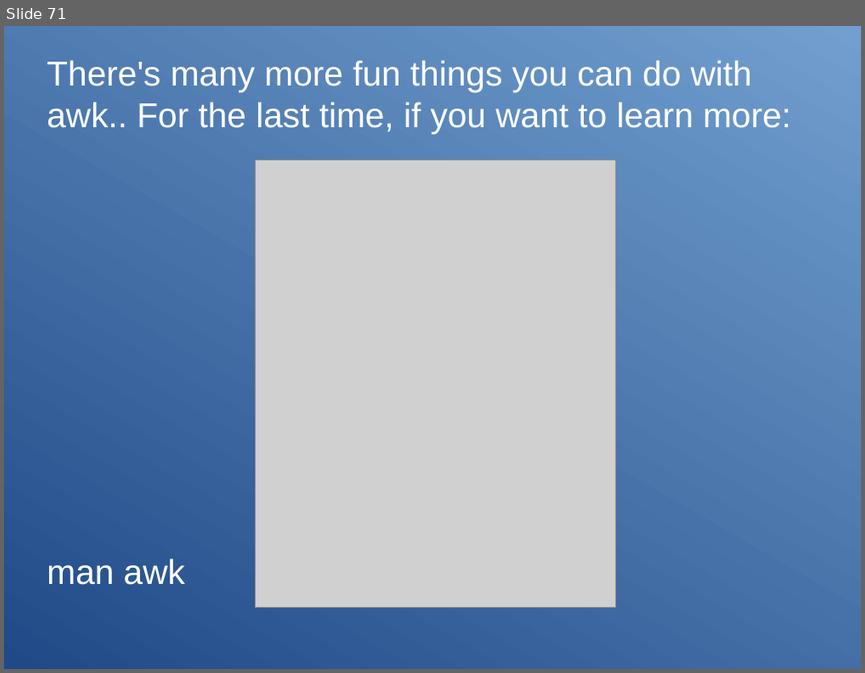
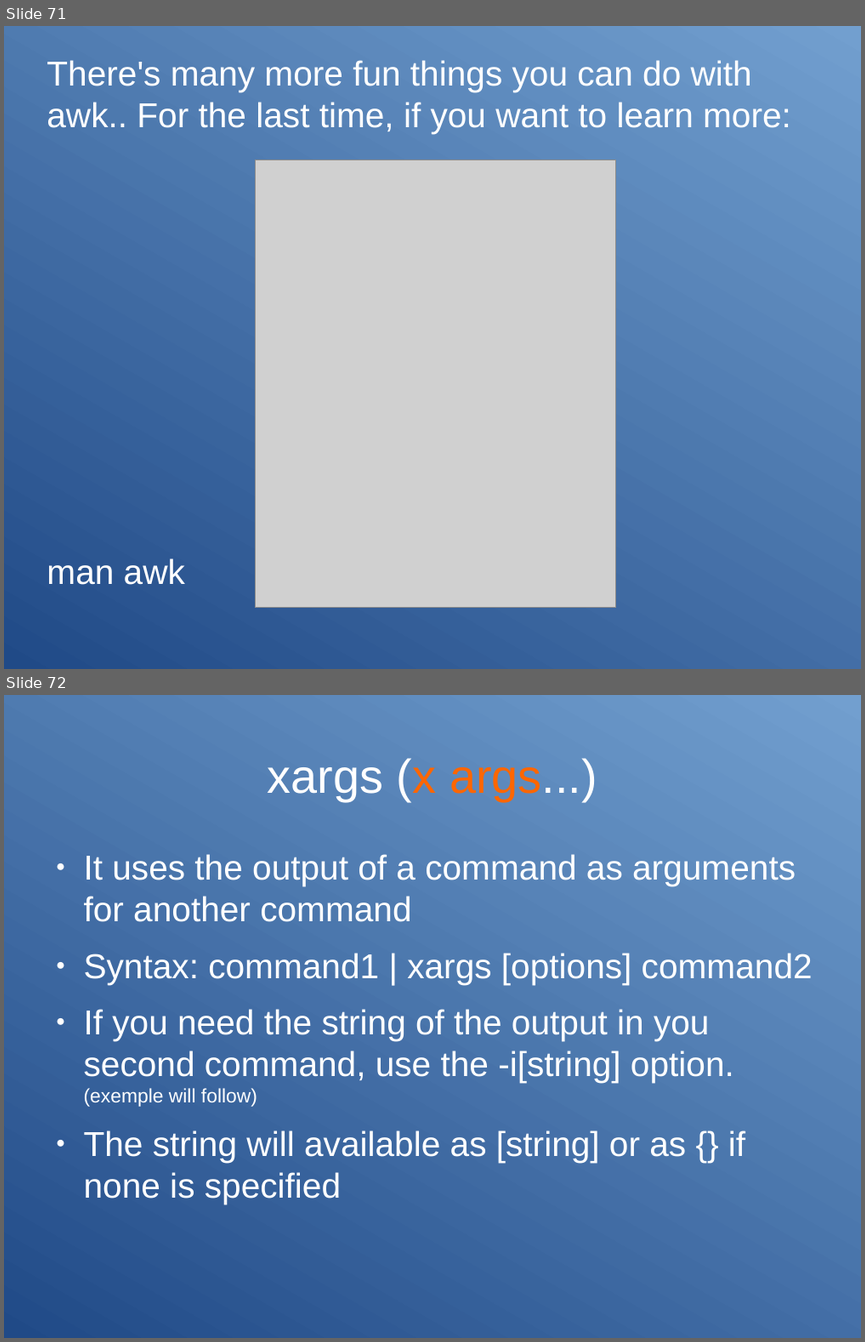
Before and after one commit to Clibre/An-introduction-to-bash, a slide deck: presentation.odp. Shown one above the other, each under a label of ours: slide 71 before the commit, slides 71 and 72 after it. The pictures are 865x673 and 865x1342 pixels, drawn with LibreOffice and Linux fonts; fonts in the diff are those of the drawing; grey boxes stand for pictures. Boxes give left, top, right and bottom in pixels: in the first picture for what was removed or moved away, otherwise in the second. Text is boxed around its words. In the diff, an @@ line names an element or a change of style, - is before the commit and + after.

Commit message:
ajout des slides sur xargs

```diff
--- a/presentation.odp
+++ b/presentation.odp
@@ slide 72 added at [4, 695, 861, 1338], background gradient #204A87 to #729FCF @@
@@ title added at [268, 758, 597, 801], 44 pt, text #FFFFFF @@
+xargs (x args...)
@@ text added at [84, 854, 812, 1204], 32 pt, text #FFFFFF @@
+● It uses the output of a command as arguments for another command
+● Syntax: command1 | xargs [options] command2
+● If you need the string of the output in you second command, use the -i[string] option. (exemple will follow)
+● The string will available as [string] or as {} if none is specified
```
Also in this commit, not shown: 2 other slides added, 2 other files.
